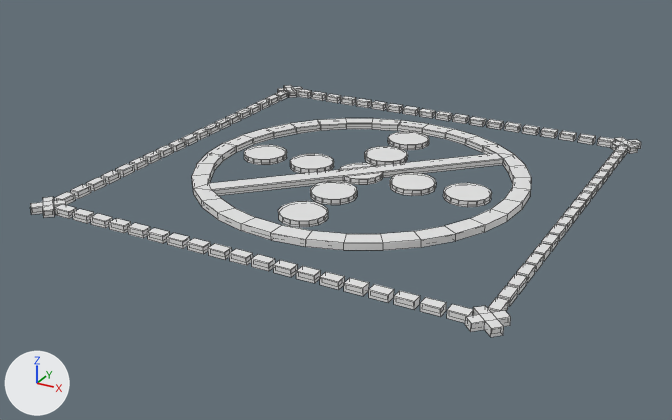
Before and after pictures for a commit that changed the Blender file models/editor/common/antline_routing/antline_routing.blend.
Rendered twice from a camera (50 mm lens) standing at (112.0, -218.3, 33.4) and looking at (-4.2, -7.0, -72.3). Every picture has the same lights, and +X, +Y and +Z are marked at lower left. Mesh edges are drawn as thin lines. The same objects are shown in both versions, whatever each file hides. Materials are left out; every surface is plain grey.

The first picture shows 'antline_router_ref'.
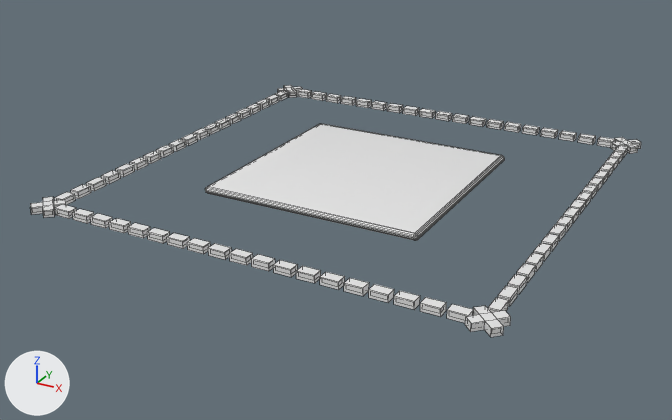
Patch to the scene script:
```diff
--- a/models/editor/common/antline_routing/antline_routing.blend.py
+++ b/models/editor/common/antline_routing/antline_routing.blend.py
@@ me_antline_router_ref @@
 # used by ob_antline_router_ref; location = (0.0, 0.0, 0.0)
-me_antline_router_ref.from_pydata(...)  # 2240 vertices, 1684 faces; spans x -64.0..64.0, y -64.0..64.0, z -63.9..-61.9
+me_antline_router_ref.from_pydata(...)  # 1560 vertices, 1238 faces; spans x -64.0..64.0, y -64.0..64.0, z -63.9..-61.9
+# me_antline_router_ref part 1: the loose piece of 132 vertices spanning x -46.8..46.8, y -46.8..46.8, z -63.4..-62.4 is rebuilt with 152 vertices and now spans x -31.5..31.5, y -31.5..31.5, z -63.9..-61.9
+# me_antline_router_ref part 2: 21 loose pieces with 700 vertices, spanning x -47.3..47.3, y -47.3..47.3, z -63.9..-61.9, are deleted
```

What differs and where, as boxes [x1, y1, x2, y2] in the pictures (672 x 420 px):
part 1 of me_antline_router_ref, rebuilt (not visible before)
    after: [205, 124, 504, 240]
part 2 of me_antline_router_ref, deleted
    before: [192, 118, 531, 250]
